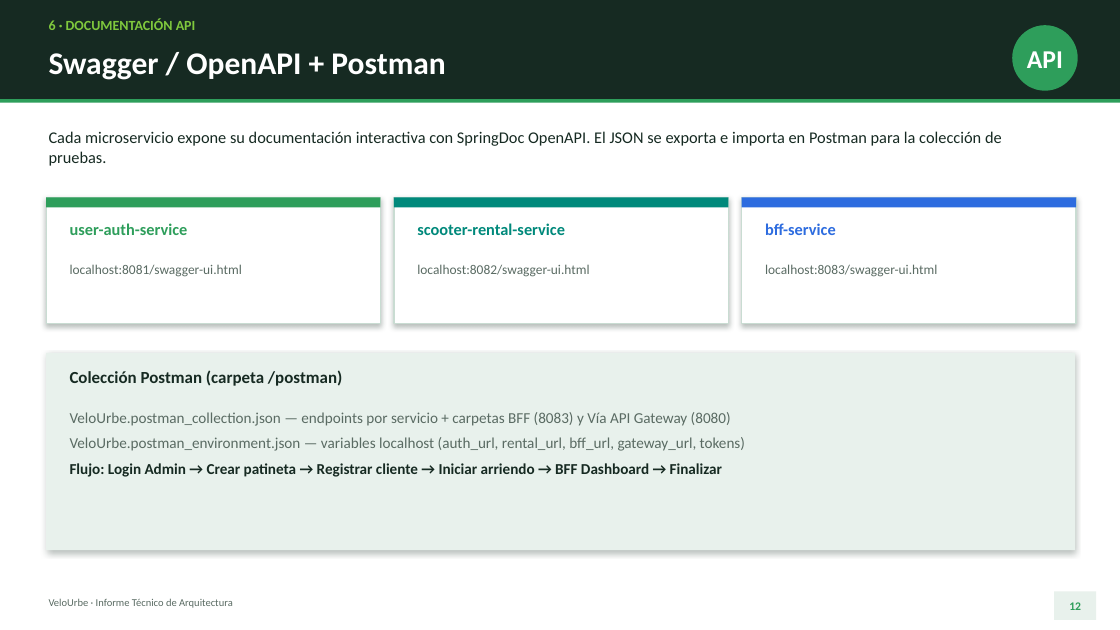
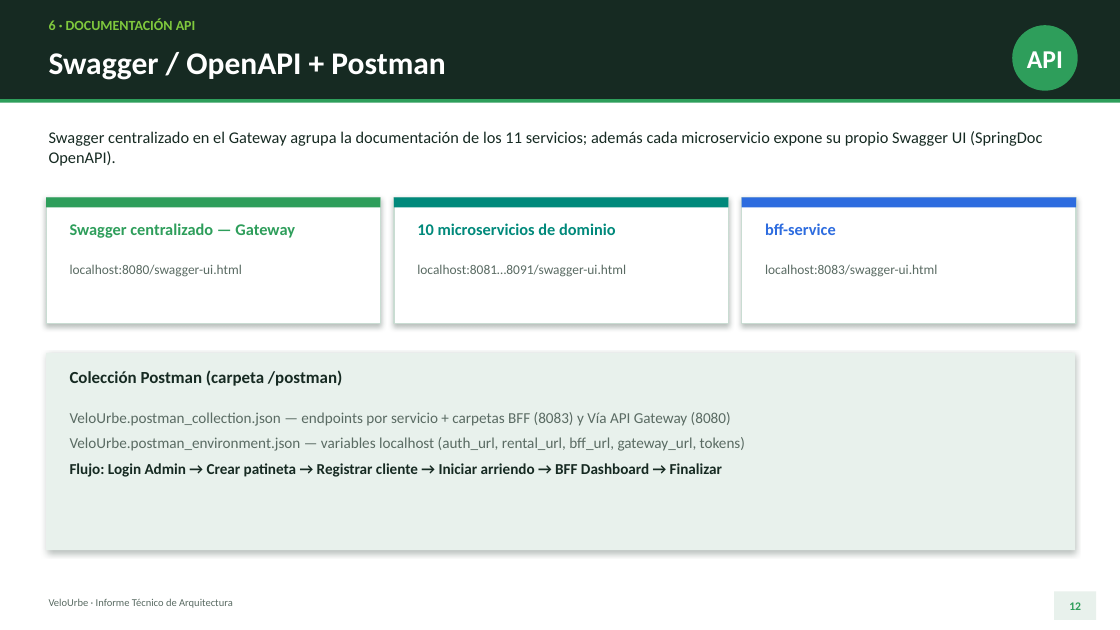
Before and after one commit to ethan1213/velourbe-platform, a slide deck: slide 12 of Presentacion VeloUrbe.pptx. Drawn at 1120x630 pixels with LibreOffice and Linux fonts; fonts in the diff are those of the drawing. Boxes give left, top, right and bottom in pixels: in the first picture for what was removed or moved away, otherwise in the second. Text is boxed around its words. In the diff, an @@ line names an element or a change of style, - is before the commit and + after.

Commit message:
docs: actualiza informe PDF y presentacion PPTX a la arquitectura actual
- Informe Tecnico VeloUrbe.pdf regenerado: 10 microservicios funcionales,
  flujo Gateway -> BFF -> microservicios, tabla completa de servicios y BDs,
  diagramas C2/C3 actualizados (C3 con patron CSR), RF nuevos (pagos,
  estaciones, resenas, BFF proxy), Swagger centralizado y estrategia Git
  con los 12 servicios.
- Presentacion VeloUrbe.pptx actualizada (mismo diseno): portada, contexto,
  arquitectura, diagramas C2, Swagger centralizado, branching y conclusion
  reflejan los 10 microservicios y el Gateway sin codigo.

```diff
--- a/Presentacion VeloUrbe.pptx
+++ b/Presentacion VeloUrbe.pptx
@@ text at (49,131,1042,166): text changed @@
-Cada microservicio expone su documentación interactiva con SpringDoc OpenAPI. El JSON se exporta e importa en Postman para la colección de pruebas.
+Swagger centralizado en el Gateway agrupa la documentación de los 11 servicios; además cada microservicio expone su propio Swagger UI (SpringDoc OpenAPI).
@@ text at (70,223,295,238): text changed @@
-user-auth-service
+Swagger centralizado — Gateway
@@ text at (417,223,615,235): text changed @@
-scooter-rental-service
+10 microservicios de dominio
@@ text at (70,264,242,277): text changed @@
-localhost:8081/swagger-ui.html
+localhost:8080/swagger-ui.html
@@ text at (417,264,626,277): text changed @@
-localhost:8082/swagger-ui.html
+localhost:8081…8091/swagger-ui.html
```
Also in this commit, not shown: 8 other slides changed, 1 other file.
